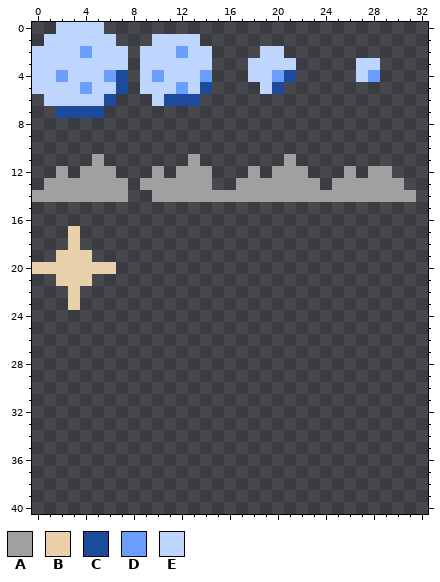
A pixel-art file gets an edit: game/assets/spritesheet.aseprite. Above is the file before it was changed.
64x64 pixels, 1 frame. Shown: x 0..32, y 0..40.
Palette (. is transparent): A #a0a0a0  B #e8d0aa  C #1e4a9d  D #699efc  E #bed6fd
Pixels before, first column x 0:
 0 ..EEEE..........................
 1 .EEEEEE...EEEE..................
 2 EEEEDEEE.EEEDEE....EE...........
 3 EEEEEEEE.EEEEEE...EEEE.....EE...
 4 EEDEEEDC.EDEEED...EEDC.....ED...
 5 EEEEDEEC.EEEDEC....EC...........
 6 .EEEEEC...ECCC..................
 7 ..CCCC..........................
 8 ................................
 9 ................................
10 ................................
11 .....A.......A.......A..........
12 ..A.AAA...A.AAA...A.AAA...A.AA..
13 .AAAAAAA.AAAAAA..AAAAAAA.AAAAAA.
14 AAAAAAAA..AAAAAAAAAAAAAAAAAAAAAA
15 ................................
16 ................................
17 ...B............................
18 ...B............................
19 ..BBB...........................
20 BBBBBBB.........................
21 ..BBB...........................
22 ...B............................
23 ...B............................
Once edited:
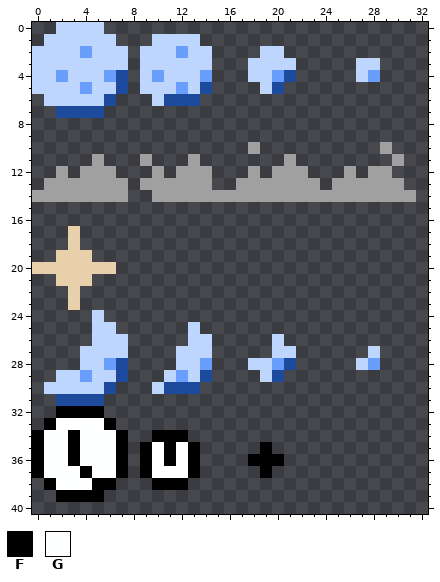
Colours new in this view: F #000000  G #feffff
Change:
The edit adds colour A in row 10 at x 18 and 29; in row 11 at x 9 and 30.
The edit adds colour C in row 28 at x 7 and 21; in row 29 at x 7, 14 and 20; in row 30 at x 6 and 11 to 13; in row 31 at x 2 to 5.
The edit adds colour D in row 28 at x 6, 14, 20 and 28; in row 29 at x 4 and 12.
The edit adds colour E in row 24 at x 5; in row 25 at x 5 to 6 and 13; in row 26 at x 5 to 7, 13 to 14 and 20; in row 27 at x 4 to 7, 12 to 14, 20 to 21 and 28; in row 28 at x 4 to 5, 12 to 13, 18 to 19 and 27; in row 29 at x 2 to 3, 5 to 6, 11, 13 and 19.
The edit adds colour E in row 30 at x 1 to 5 and 10.
The edit adds colour F in row 32 at x 2 to 5; in row 33 at x 1 and 6; in row 34 at x 0, 3, 7 and 10 to 12; in row 35 at x 0, 3, 7, 9, 11, 13 and 19; in row 36 at x 0, 3, 7, 9, 11, 13 and 18 to 20; in row 37 at x 0, 4, 7, 9, 13 and 19.
The edit adds colour F in row 38 at x 1, 5 to 6 and 10 to 12; in row 39 at x 2 to 5.
The edit adds colour G in row 33 at x 2 to 5; in row 34 at x 1 to 2 and 4 to 6; in rows 35 to 36 at x 1 to 2, 4 to 6, 10 and 12; in row 37 at x 1 to 3, 5 to 6 and 10 to 12; in row 38 at x 2 to 4.
Changed places in both pictures, as pixel boxes (x1, y1, x2, y2):
added: (248, 142, 260, 154)
added: (380, 142, 404, 166)
added: (140, 154, 152, 166)
added: (32, 310, 212, 502)
added: (248, 334, 296, 382)
added: (356, 346, 380, 370)
added: (248, 442, 284, 478)
